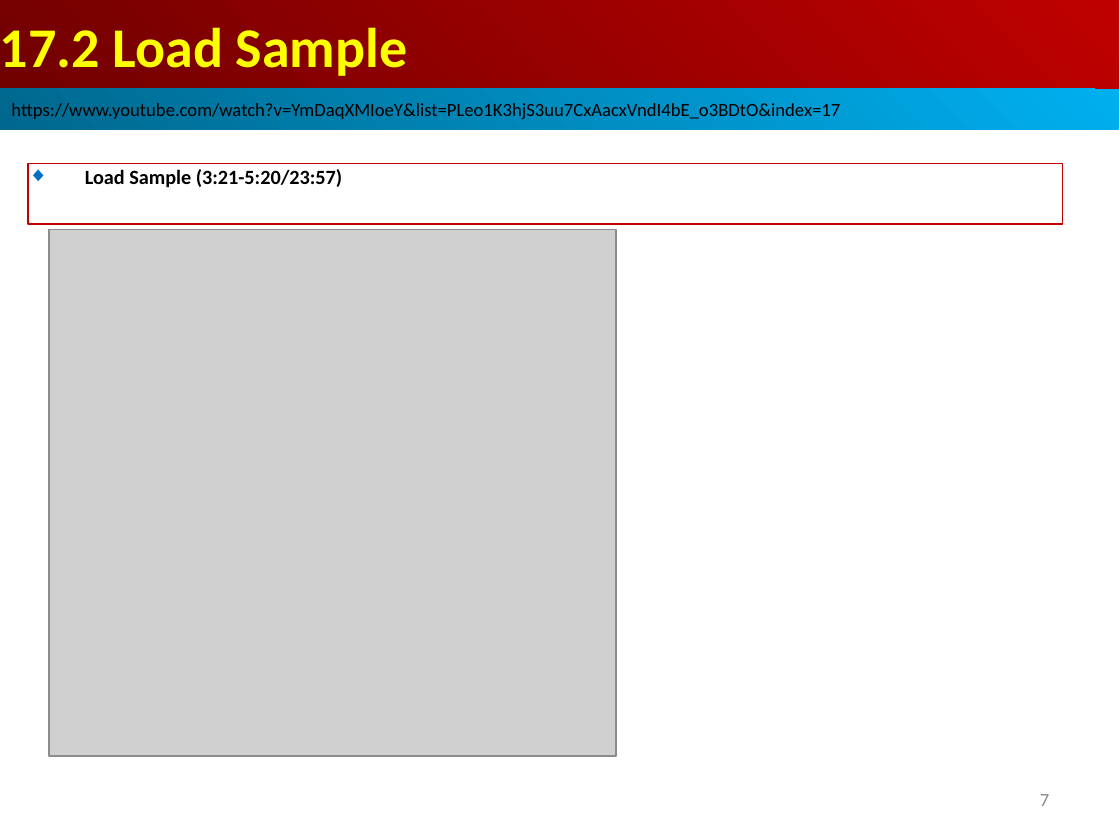
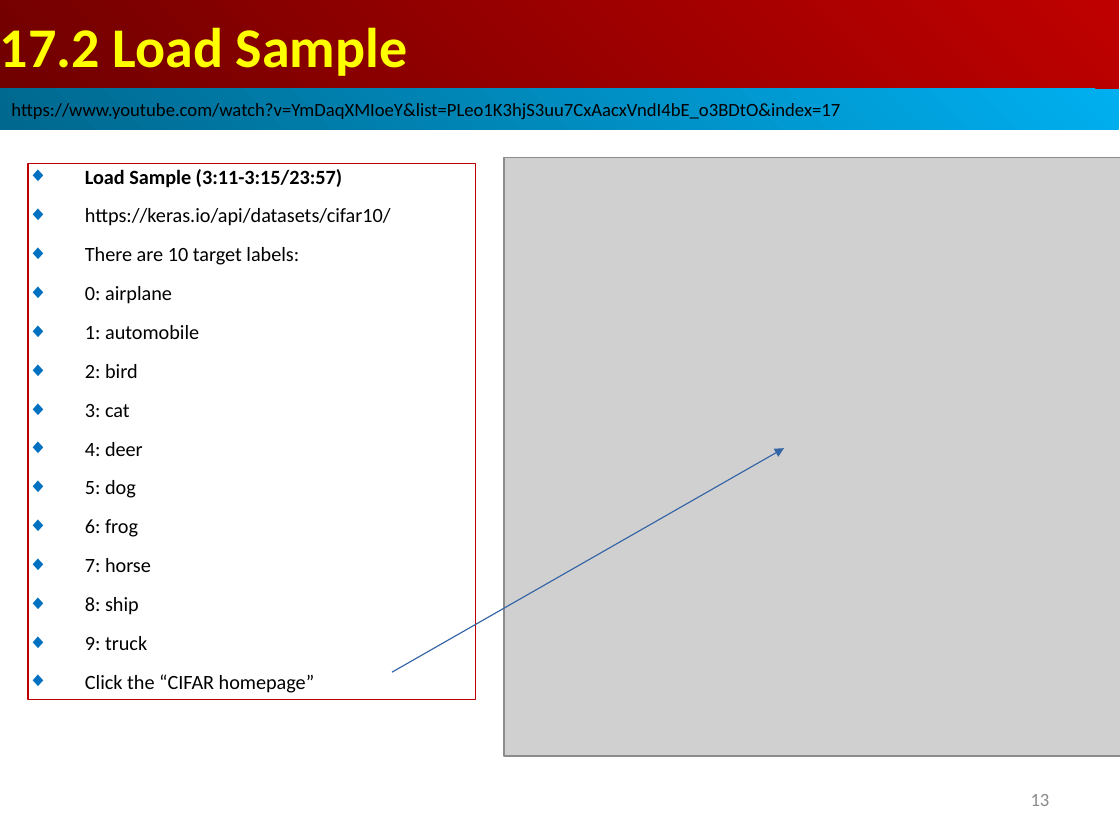
Before and after one commit to peterhchen/AIU_CS512_DL, a slide deck: slide 13 of 000_Lecture_Project/week07/01_Lecture/17_BM.ppt (slide 7 before the commit). Drawn at 1120x840 pixels with LibreOffice and Linux fonts; fonts in the diff are those of the drawing; grey boxes stand for pictures. Boxes give left, top, right and bottom in pixels: in the first picture for what was removed or moved away, otherwise in the second. Text is boxed around its words. In the diff, an @@ line names an element or a change of style, - is before the commit and + after.

```diff
--- a/000_Lecture_Project/week07/01_Lecture/17_BM.ppt
+++ b/000_Lecture_Project/week07/01_Lecture/17_BM.ppt
@@ rectangle removed at <box>28,164,1063,224</box> @@
-◆ Load Sample (3:21-5:20/23:57)
@@ rectangle added at <box>28,164,476,700</box>, outline #C00000 0.74 pt, 13 pt, text #000000 @@
+◆ Load Sample (3:11-3:15/23:57)
+◆ https://keras.io/api/datasets/cifar10/
+◆ There are 10 target labels:
+◆ 0: airplane
+◆ 1: automobile
+◆ 2: bird
+◆ 3: cat
+◆ 4: deer
+◆ 5: dog
+◆ 6: frog
+◆ 7: horse
+◆ 8: ship
+◆ 9: truck
+◆ Click the “CIFAR homepage”
@@ picture: place and size @@
-picture at <box>49,230,616,756</box>
+picture at <box>504,158,1120,756</box>
@@ arrow added from (392, 672) to (784, 448), #3465A4 0.74 pt @@
@@ page number at <box>1031,794,1050,806</box>: text changed @@
-7
+13
```
Also in this commit, not shown: 24 other slides changed, 15 slides added.
